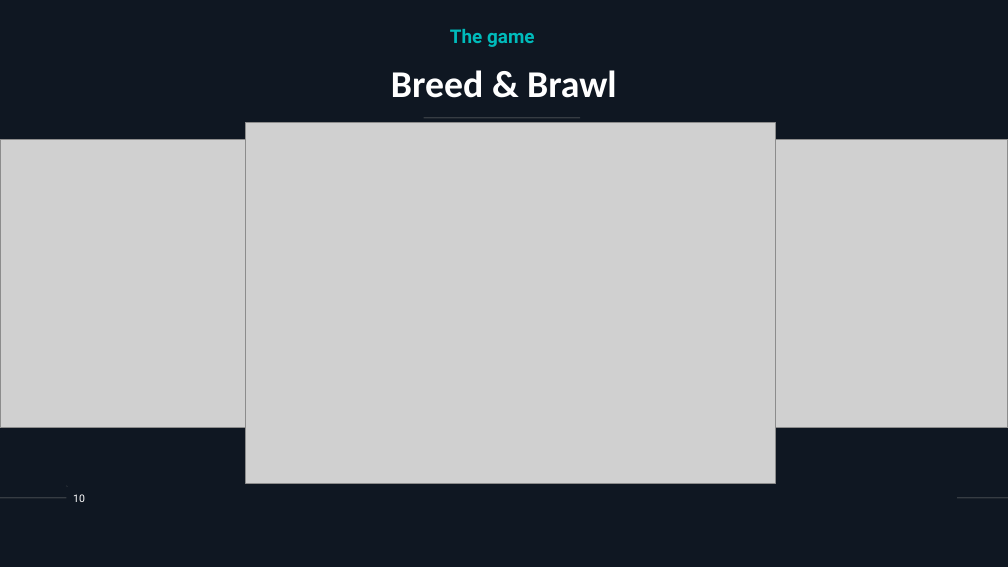
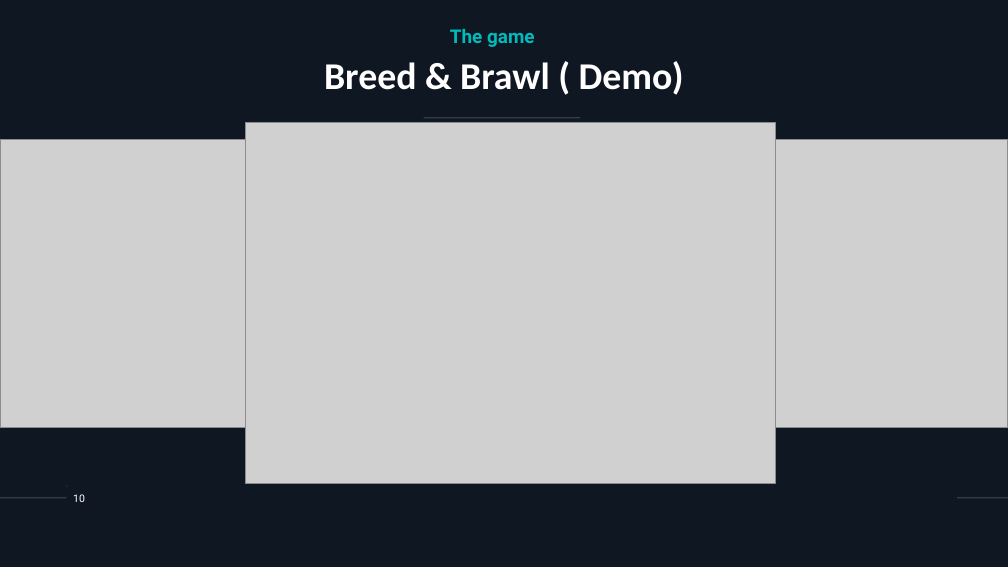
Before and after one commit to asotirov/dorahacks-berlin-hackaton-xnft, a slide deck: slide 10 of presentation.ppt. Drawn at 1008x567 pixels with LibreOffice and Linux fonts; fonts in the diff are those of the drawing; grey boxes stand for pictures. Boxes give left, top, right and bottom in pixels: in the first picture for what was removed or moved away, otherwise in the second. Text is boxed around its words. In the diff, an @@ line names an element or a change of style, - is before the commit and + after.

```diff
--- a/presentation.ppt
+++ b/presentation.ppt
@@ text at (324,61,684,95): text changed @@
-Breed & Brawl
+Breed & Brawl ( Demo)
```
Also in this commit, not shown: 10 other slides changed, 8 slides added, 7 slides removed.
